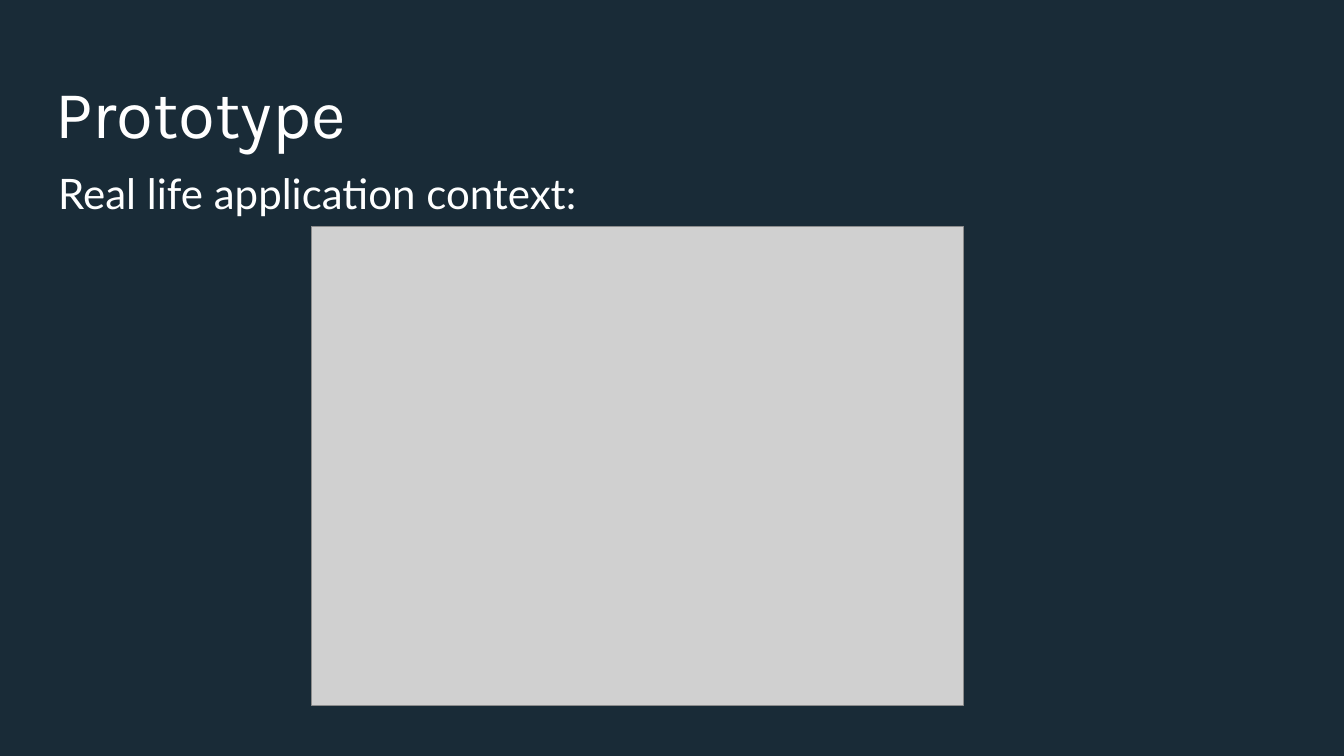
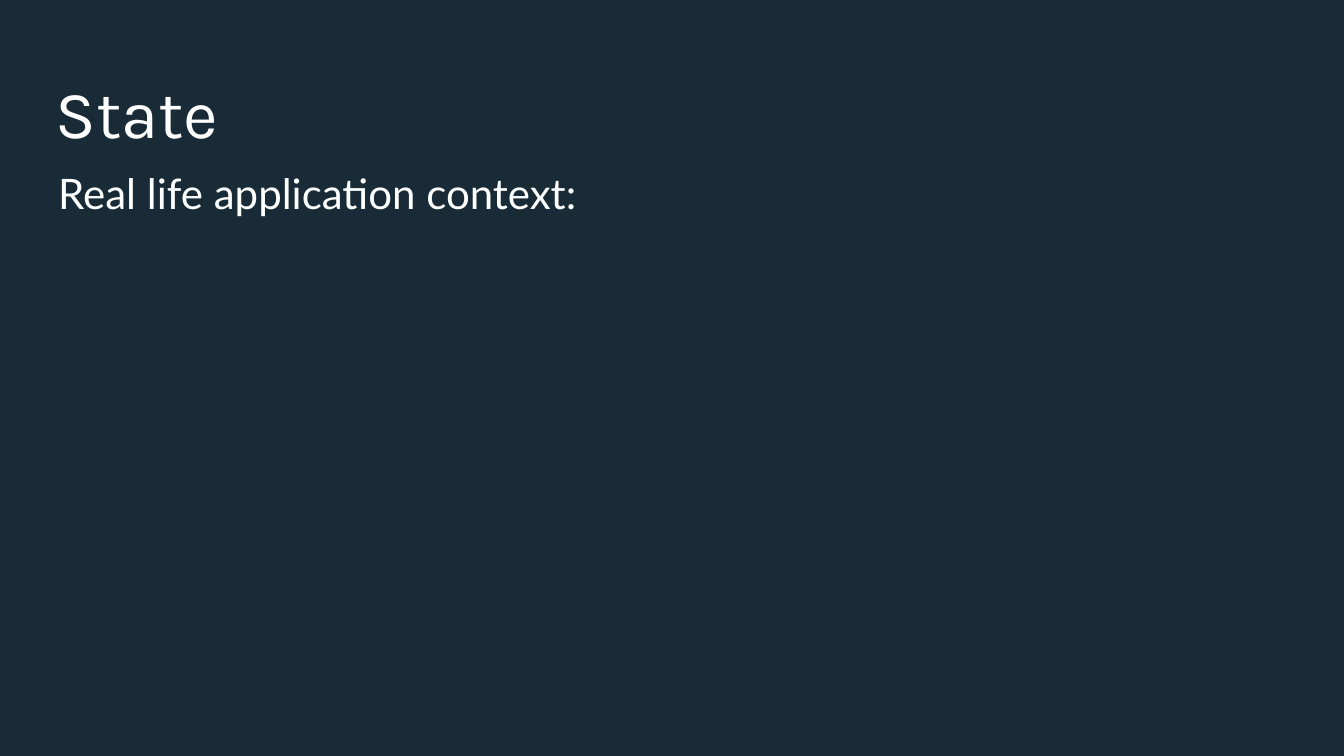
Before and after one commit to Iamsdl/Endava-DesignPatterns, a slide deck: slide 16 of PPT/Back to the basics, explaining design patterns with real life examples - Adapter & State.pptx. Drawn at 1344x756 pixels with LibreOffice and Linux fonts; fonts in the diff are those of the drawing; grey boxes stand for pictures; background and template pictures are left out. Boxes give left, top, right and bottom in pixels: in the first picture for what was removed or moved away, otherwise in the second. Text is boxed around its words. In the diff, an @@ line names an element or a change of style, - is before the commit and + after.

Commit message:
Adapter + some State

```diff
--- a/PPT/Back to the basics, explaining design patterns with real life examples - Adapter & State.pptx
+++ b/PPT/Back to the basics, explaining design patterns with real life examples - Adapter & State.pptx
@@ title at bbox=[55, 95, 218, 139]: text changed @@
-Prototype
+State
@@ picture removed at bbox=[311, 227, 964, 706] @@
```
Also in this commit, not shown: 3 other slides changed, 10 other files.
